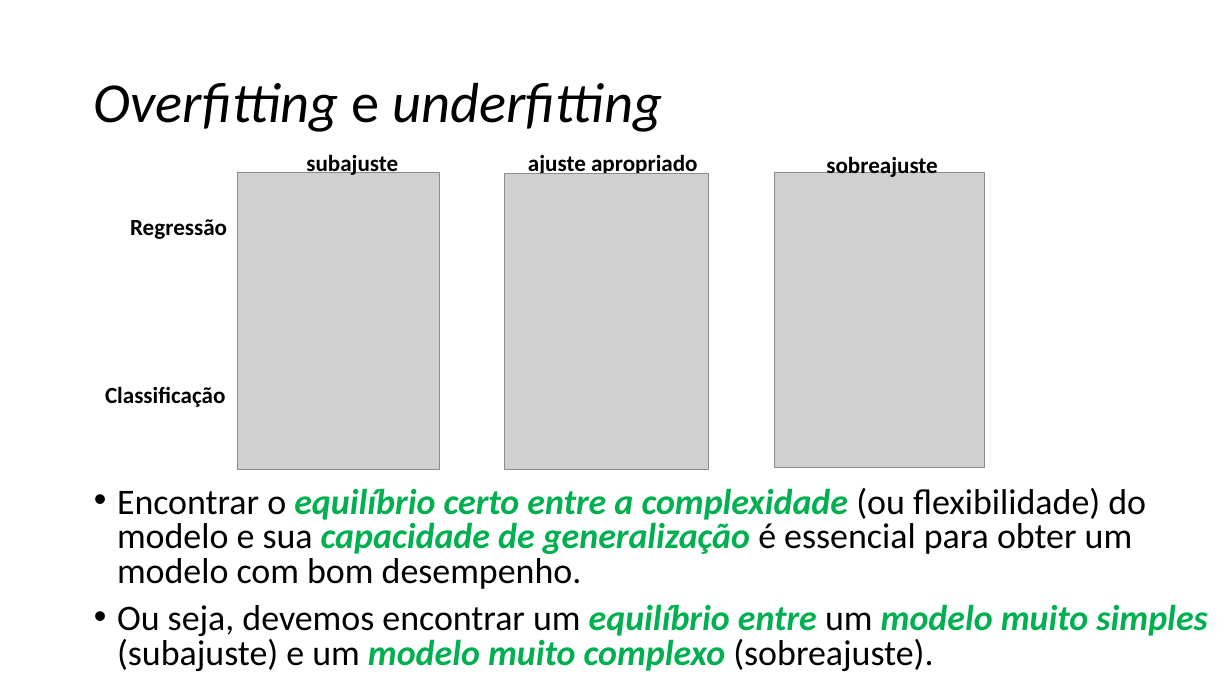
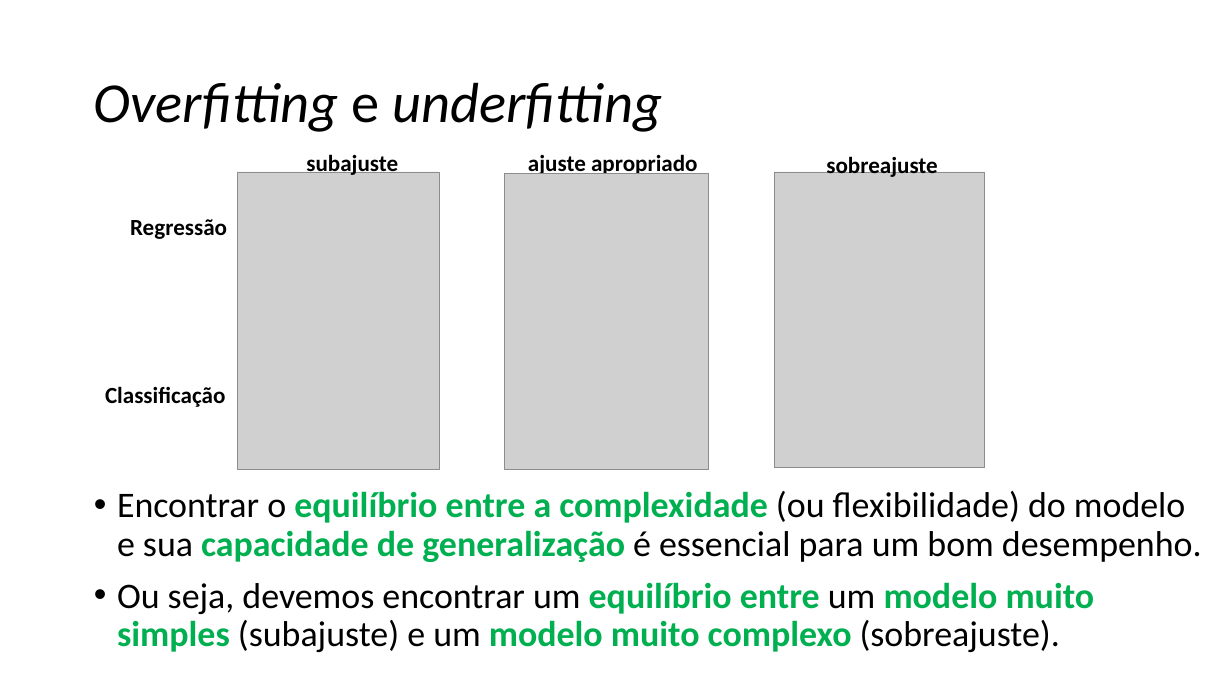
Before and after one commit to zz4fap/c24_inteligencia_artificial, a slide deck: slide 69 of slides/C24_Regressão.pptx. Drawn at 1232x693 pixels with LibreOffice and Linux fonts; fonts in the diff are those of the drawing; grey boxes stand for pictures. Boxes give left, top, right and bottom in pixels: in the first picture for what was removed or moved away, otherwise in the second. Text is boxed around its words. In the diff, an @@ line names an element or a change of style, - is before the commit and + after.

Commit message:
update of slides

```diff
--- a/slides/C24_Regressão.pptx
+++ b/slides/C24_Regressão.pptx
@@ text at (117, 491, 1202, 562): text changed @@
-• Encontrar o equilíbrio certo entre a complexidade (ou flexibilidade) do modelo e sua capacidade de generalização é essencial para obter um modelo com bom desempenho.
+• Encontrar o equilíbrio entre a complexidade (ou flexibilidade) do modelo e sua capacidade de generalização é essencial para um bom desempenho.
@@ text at (117, 582, 1095, 652): italic off in "equilíbrio entre modelo muito simples modelo muito ..."; line spacing 0.8 to 0.9 @@
```
Also in this commit, not shown: 4 other slides changed, 1 slide added, 1 other file.
